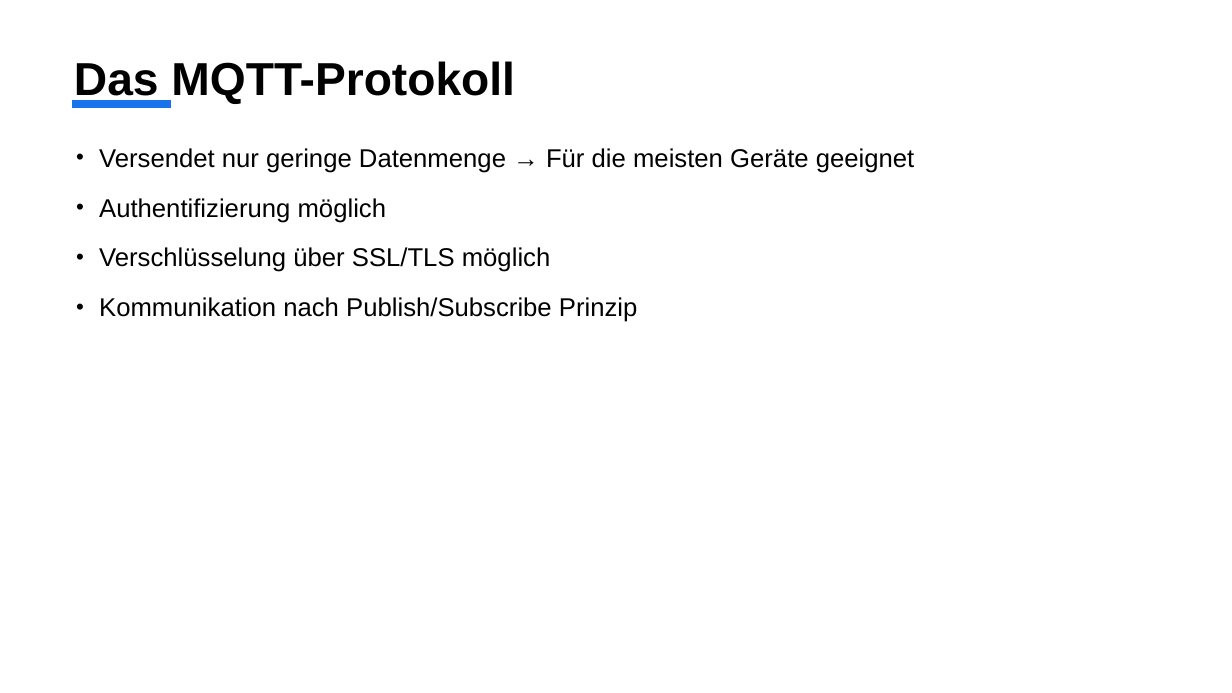
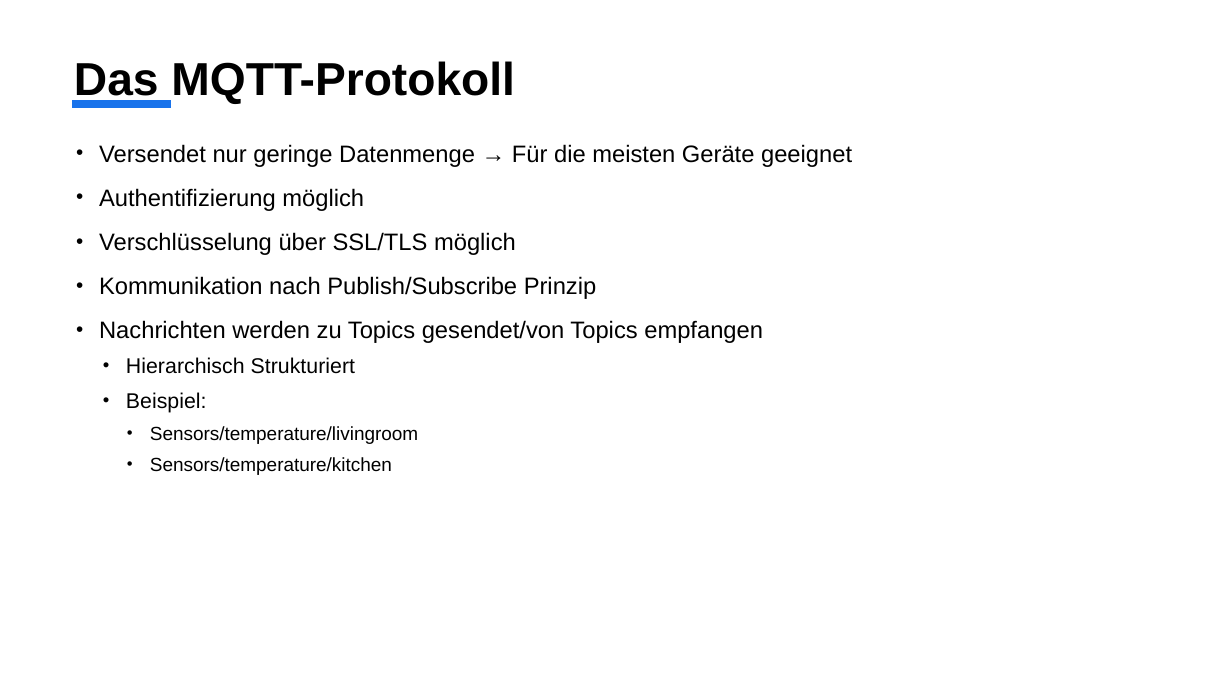
Before and after one commit to k-krauss/MQTT, a slide deck: slide 10 of Präsentation über IoT und MQTT.pptx. Drawn at 1232x693 pixels with LibreOffice and Linux fonts; fonts in the diff are those of the drawing. Boxes give left, top, right and bottom in pixels: in the first picture for what was removed or moved away, otherwise in the second. Text is boxed around its words. In the diff, an @@ line names an element or a change of style, - is before the commit and + after.

```diff
--- a/Präsentation über IoT und MQTT.pptx
+++ b/Präsentation über IoT und MQTT.pptx
@@ text at <box>99,144,852,299</box>: size 20 to 18.5 pt in "Versendet nur geringe Datenmenge → Für die ...", "Authentifizierung möglich", "Verschlüsselung über SSL/TLS möglich", "Kommunikation nach Publish/Subscribe Prinzip"; line spacing 1.2 to 1.1 @@
@@ text at <box>99,320,763,475</box>: paragraphs added @@
+• Nachrichten werden zu Topics gesendet/von Topics empfangen
+  • Hierarchisch Strukturiert
+  • Beispiel:
+    • Sensors/temperature/livingroom
+    • Sensors/temperature/kitchen
```
Also in this commit, not shown: 5 other slides changed, 1 slide added, 1 slide removed, 5 other files.
